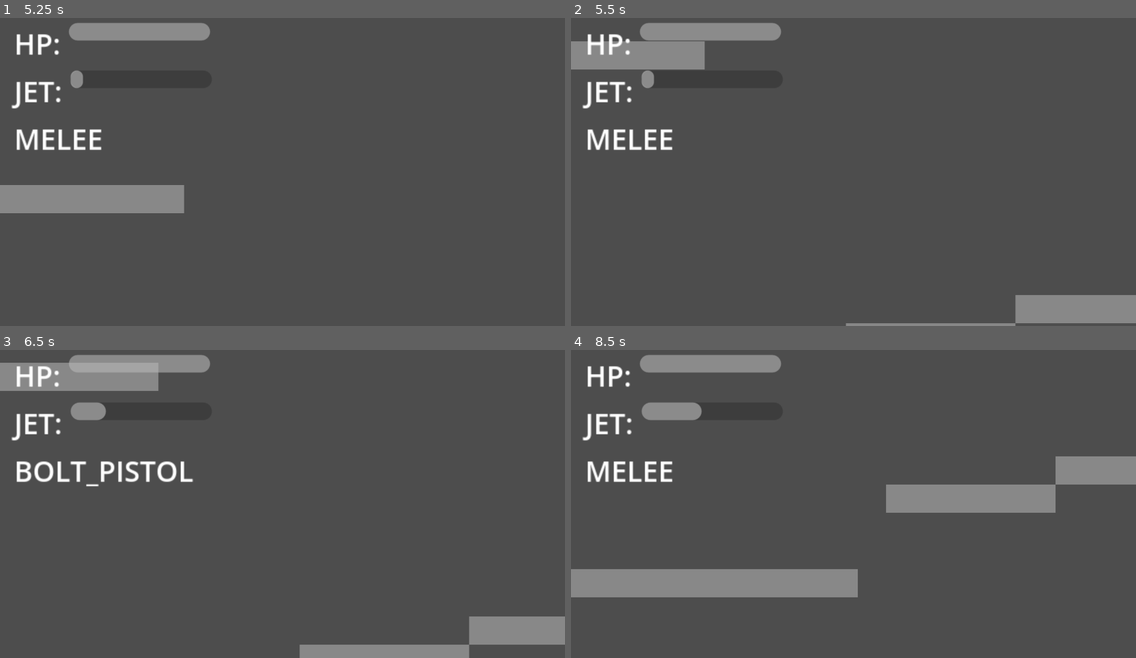
Above: before the commit, frames 1-4 (two rows, left to right).
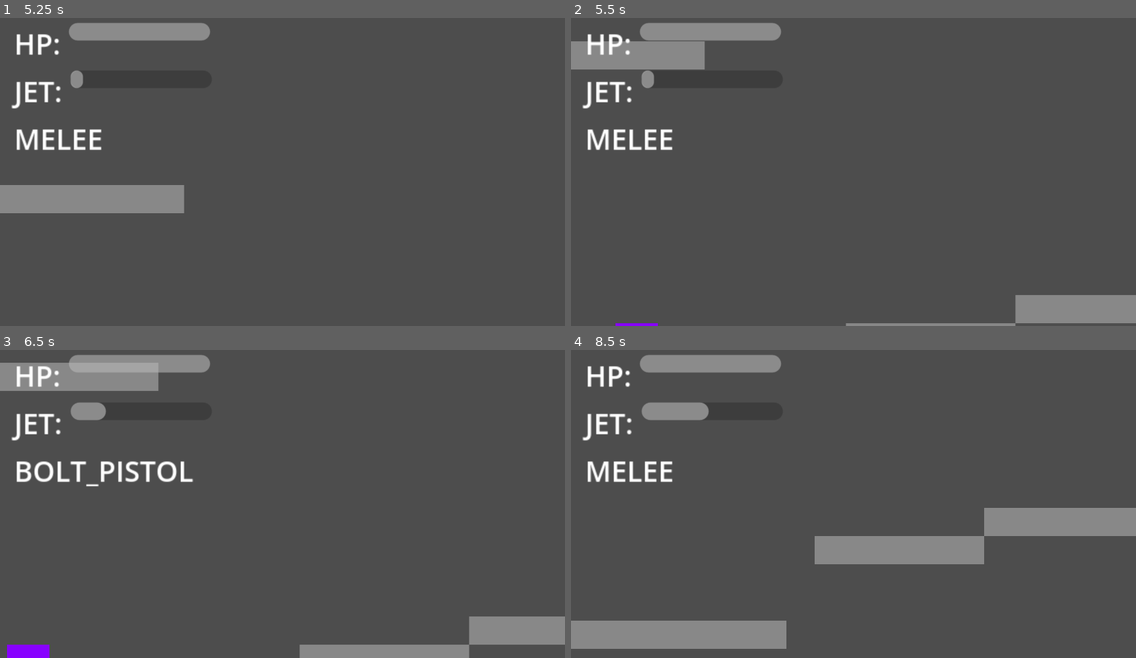
Above: after the commit, the same moments.

Repository: s29741-pj/SGD_DropPod
Game: Godot game, scene res://scenes/main.tscn
Two runs of this game, one before a commit and one after it. Both use one fixed random seed, a clock stepped at 60 frames per second and the inputs below.
Inputs (mouse positions are in pixels of both pictures, inside the frame that each line leads up to):
- Up to frame 1 (5.25 s): tap Enter (ui_accept) at 0.5, 0.77, 1.52, 3.02, 3.77, 4.52 s; move the mouse to (406, 150) at 0.52 s; hold Right (ui_right) 0.53-2.03 s; tap Q (switch_weapon) every 0.75 s from 0.6 to 5.1 s; move the mouse to (169, 184) at 1.27 s; move the mouse to (339, 98) at 2.02 s; hold Left (ui_left) 2.03-2.78 s; move the mouse to (254, 230) at 2.77 s; hold Right (ui_right) 2.78-4.28 s; move the mouse to (452, 215) at 3.52 s; move the mouse to (113, 119) at 4.27 s; hold Left (ui_left) 4.28-5.03 s; move the mouse to (310, 168) at 5.02 s; hold Right (ui_right) from 5.03 s (still down)
- Up to frame 2 (5.5 s): keep holding Right (ui_right)
- Up to frame 3 (6.5 s): move the mouse to (197, 420) at 5.77 s; release Right (ui_right) at 5.78 s; hold Left (ui_left) from 5.78 s (still down); tap Q (switch_weapon) at 5.85 s; tap Enter (ui_accept) at 6.02 s
- Up to frame 4 (8.5 s): move the mouse to (977, 482) at 6.52 s; tap Q (switch_weapon) at 6.6, 7.35, 8.1 s; tap Enter (ui_accept) at 6.77, 7.52 s; move the mouse to (740, 516) at 7.27 s; release Left (ui_left) at 7.28 s; hold Right (ui_right) from 7.28 s (still down); move the mouse to (910, 430) at 8.02 s

Frame 1 is identical in both runs. In frame 2, less than 0.1% of the frame differs, in the area x 7-16%, y 99-100%; in frame 3, 0.3%; in frame 4, 17%, in the area x 0-100%, y 16-98%.

Commit message:
heavy enemy added

Diff:
--- /dev/null
+++ b/scenes/heavy_enemy.gd
@@ -0,0 +1,47 @@
+extends CharacterBody2D
+
+const SPEED = 35.0
+const GRAVITY = 900.0
+var hp = 8
+var direction = 1.0
+var just_turned = false
+var damage_cooldown = false
+
+@onready var floor_detector = $FloorDetector
+
+func _ready():
+	GameManager.register_enemy()
+
+func _physics_process(delta):
+	if not is_on_floor():
+		velocity.y += GRAVITY * delta
+
+	velocity.x = SPEED * direction
+	floor_detector.position.x = 12 * direction
+
+	if not just_turned:
+		if is_on_wall():
+			direction *= -1
+			just_turned = true
+		elif is_on_floor() and not floor_detector.is_colliding():
+			direction *= -1
+			just_turned = true
+	else:
+		just_turned = false
+
+	move_and_slide()
+
+	for i in get_slide_collision_count():
+		var collision = get_slide_collision(i)
+		var collider = collision.get_collider()
+		if collider.has_method("take_damage") and not damage_cooldown:
+			collider.take_damage(2)
+			damage_cooldown = true
+			await get_tree().create_timer(1.5).timeout
+			damage_cooldown = false
+
+func take_damage(amount):
+	hp -= amount
+	if hp <= 0:
+		GameManager.enemy_died()
+		queue_free()
--- /dev/null
+++ b/scenes/heavy_enemy.tscn
@@ -0,0 +1,22 @@
+[gd_scene format=3 uid="uid://c8tarvkchy4i8"]
+
+[ext_resource type="Script" uid="uid://crlxo4tssq0w2" path="res://scenes/heavy_enemy.gd" id="1_d57w6"]
+
+[sub_resource type="RectangleShape2D" id="RectangleShape2D_8fa70"]
+size = Vector2(24, 48)
+
+[node name="HeavyEnemy" type="CharacterBody2D" unique_id=257790617]
+script = ExtResource("1_d57w6")
+
+[node name="CollisionShape2D" type="CollisionShape2D" parent="." unique_id=73364436]
+shape = SubResource("RectangleShape2D_8fa70")
+
+[node name="ColorRect" type="ColorRect" parent="." unique_id=1120304299]
+offset_left = -12.0
+offset_top = -24.0
+offset_right = 12.0
+offset_bottom = 24.0
+color = Color(0.53333336, 0, 1, 1)
+
+[node name="FloorDetector" type="RayCast2D" parent="." unique_id=1717997346]
+target_position = Vector2(0, 60)
--- a/scenes/main.tscn
+++ b/scenes/main.tscn
@@ -10,6 +10,7 @@
 [ext_resource type="PackedScene" uid="uid://duvx5bqv1gl4m" path="res://scenes/melee_hitbox.tscn" id="5_tefeu"]
 [ext_resource type="PackedScene" uid="uid://b6ahva1ja3a1c" path="res://scenes/hud.tscn" id="7_o6xl0"]
 [ext_resource type="PackedScene" uid="uid://bt4hcmhckyxwv" path="res://scenes/enemy_shooter.tscn" id="10_choun"]
+[ext_resource type="PackedScene" uid="uid://c8tarvkchy4i8" path="res://scenes/heavy_enemy.tscn" id="11_ya4ey"]
 
 [sub_resource type="TileSetAtlasSource" id="TileSetAtlasSource_choun"]
 texture = ExtResource("2_85g3d")
@@ -46,3 +47,6 @@
 
 [node name="EnemyShooter" parent="." unique_id=1148068584 instance=ExtResource("10_choun")]
 position = Vector2(-8, 288)
+
+[node name="HeavyEnemy" parent="." unique_id=257790617 instance=ExtResource("11_ya4ey")]
+position = Vector2(192, 272)
Not shown, added: scenes/heavy_enemy.gd.uid
